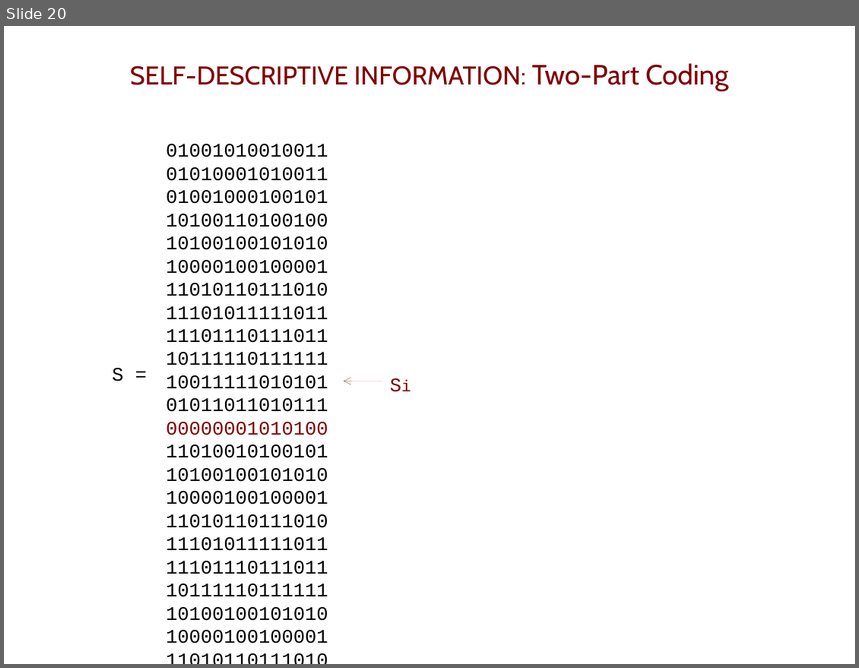
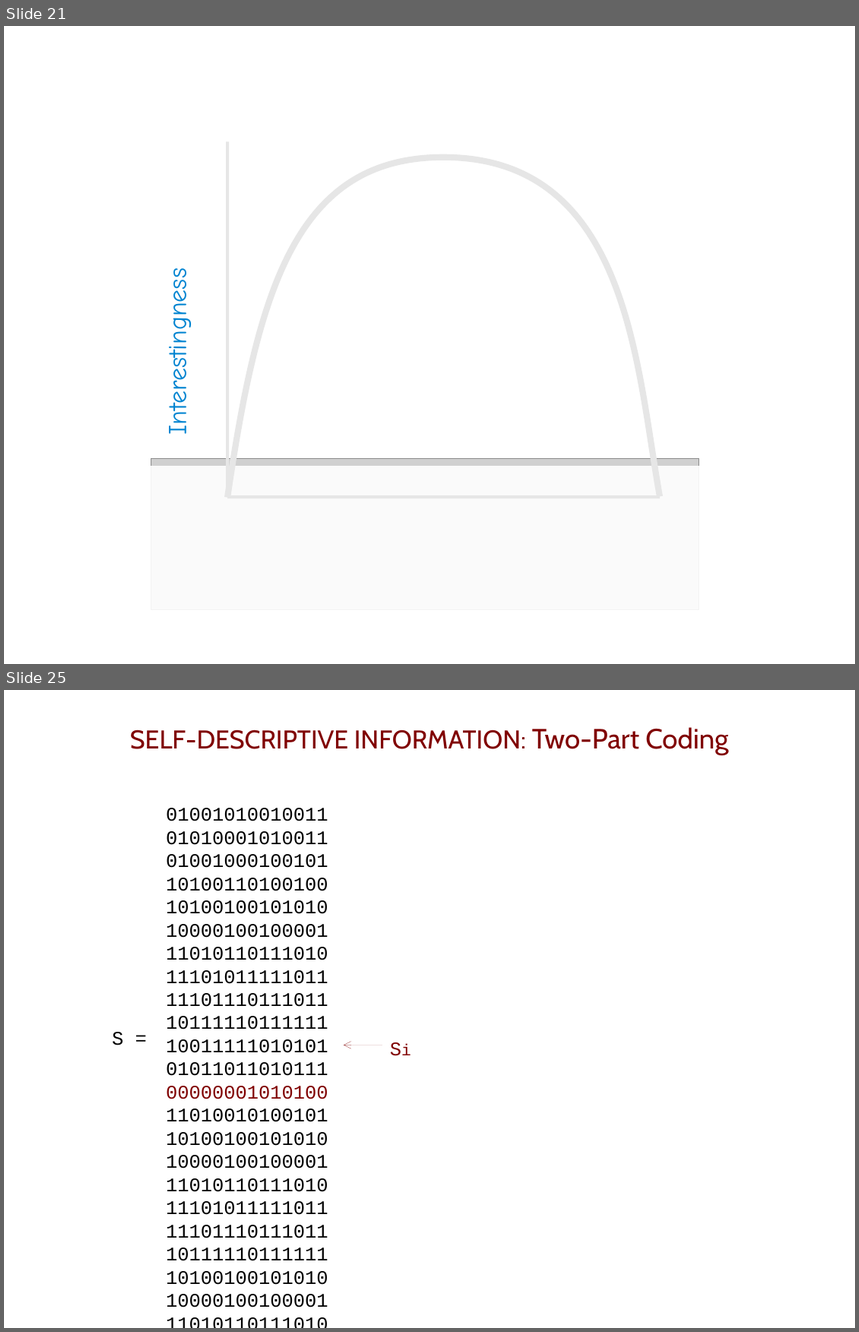
Before and after one commit to pbloem/Publications, a slide deck: admin/pres2.odp. Shown one above the other, each under a label of ours: slide 20 before the commit, slides 21 and 25 after it; the slides between them are not shown. The pictures are 859x668 and 859x1332 pixels, drawn with LibreOffice and Linux fonts; fonts in the diff are those of the drawing; grey boxes stand for pictures. Boxes give left, top, right and bottom in pixels: in the first picture for what was removed or moved away, otherwise in the second. Text is boxed around its words. In the diff, an @@ line names an element or a change of style, - is before the commit and + after.

```diff
--- a/admin/pres2.odp
+++ b/admin/pres2.odp
@@ slide 21 added at [4,26,855,664], background #FFFFFF @@
@@ line added from (228, 142) to (228, 497), #E6E6E6 2.89 pt @@
@@ freeform shape added at [228,157,661,498], outline #E6E6E6 5.75 pt @@
@@ text added at [161,284,196,430], 24 pt, text #0084D1 @@
+Interestingness
@@ picture added at [151,458,699,610] @@
@@ rectangle added at [120,466,722,644], fill #FFFFFF at 90% opacity @@
@@ line added from (228, 497) to (661, 497), #E6E6E6 2.89 pt @@
@@ what was slide 20 is now slide 25 @@
```
Also in this commit, not shown: 17 slides changed, 13 other slides added, 1 slide removed.
